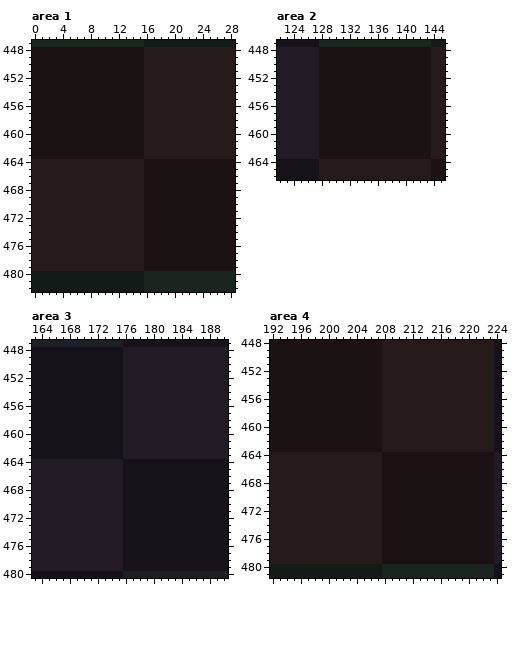
Pixel-art file, stored at assets/sprites/atlas/small-stuff-atlas.ase. The picture above was drawn from the file before the commit.
736x736 pixels, 1 frame. Colours within 5 levels of each other are drawn and written as one. Shown: area 1: x 0..28, y 447..482; area 2: x 122..145, y 447..466; area 3: x 163..190, y 447..480; area 4: x 192..224, y 448..481. The commit also changed other parts of the picture, which this record leaves out.
The same view after the edit:
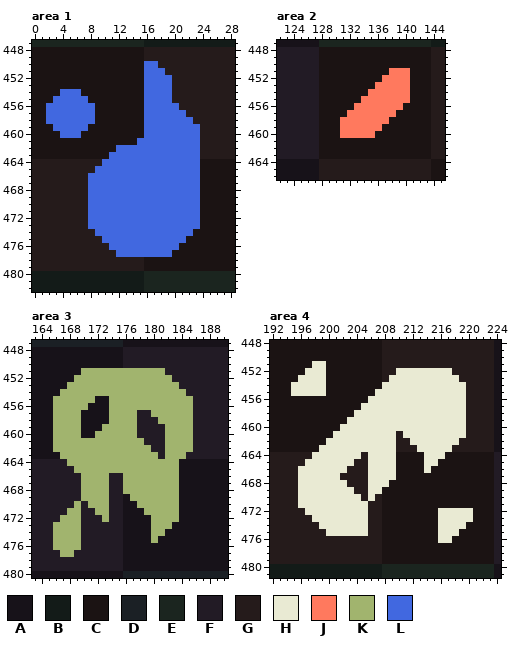
Palette (. is transparent): A #171219  B #131b18  C #1b1313  D #1b2025  E #1b251f  F #221b25  G #251b1b  H #e9ead3  J #ff795e  K #a1b46e  L #4168e0
What changed:
Area 1, layer "Layer 2":
y 450: x 16..17 GG -> LL
y 451: x 16..18 GGG -> LLL
y 452..453: x 16..19 GGGG -> LLLL
y 454: x 4..6 CCC -> LLL; x 16..19 GGGG -> LLLL
y 455: x 3..7 CCCCC -> LLLLL; x 16..19 GGGG -> LLLL
y 456: x 2..8 CCCCCCC -> LLLLLLL; x 16..20 GGGGG -> LLLLL
y 457: x 2..8 CCCCCCC -> LLLLLLL; x 16..21 GGGGGG -> LLLLLL
y 458: x 2..8 CCCCCCC -> LLLLLLL; x 16..22 GGGGGGG -> LLLLLLL
y 459: x 3..7 CCCCC -> LLLLL; x 16..23 GGGGGGGG -> LLLLLLLL
y 460: x 4..6 CCC -> LLL; x 16..23 GGGGGGGG -> LLLLLLLL
y 461: x 15..23 CGGGGGGGG -> LLLLLLLLL
y 462: x 12..23 CCCCGGGGGGGG -> LLLLLLLLLLLL
y 463: x 11..23 CCCCCGGGGGGGG -> LLLLLLLLLLLLL
y 464: x 10..23 GGGGGGCCCCCCCC -> LLLLLLLLLLLLLL
y 465: x 9..23 GGGGGGGCCCCCCCC -> LLLLLLLLLLLLLLL
y 466..473: x 8..23 GGGGGGGGCCCCCCCC -> LLLLLLLLLLLLLLLL
y 474: x 9..22 GGGGGGGCCCCCCC -> LLLLLLLLLLLLLL
y 475: x 10..21 GGGGGGCCCCCC -> LLLLLLLLLLLL
y 476: x 11..20 GGGGGCCCCC -> LLLLLLLLLL
y 477: x 12..19 GGGGCCCC -> LLLLLLLL
Area 2, layer "Layer 2":
y 451: x 138..140 CCC -> JJJ
y 452: x 137..140 CCCC -> JJJJ
y 453: x 136..140 CCCCC -> JJJJJ
y 454: x 135..140 CCCCCC -> JJJJJJ
y 455: x 134..140 CCCCCCC -> JJJJJJJ
y 456: x 133..139 CCCCCCC -> JJJJJJJ
y 457: x 132..138 CCCCCCC -> JJJJJJJ
y 458: x 131..137 CCCCCCC -> JJJJJJJ
y 459: x 131..136 CCCCCC -> JJJJJJ
y 460: x 131..135 CCCCC -> JJJJJ
Area 3, layer "Layer 2":
y 451: x 170..181 AAAAAAFFFFFF -> KKKKKKKKKKKK
y 452: x 169..182 AAAAAAAFFFFFFF -> KKKKKKKKKKKKKK
y 453: x 168..183 AAAAAAAAFFFFFFFF -> KKKKKKKKKKKKKKKK
y 454: x 167..184 AAAAAAAAAFFFFFFFFF -> KKKKKKKKKKKKKKKKKK
y 455: x 166..171 AAAAAA -> KKKKKK; x 174..185 AAFFFFFFFFFF -> KKKKKKKKKKKK
y 456: x 166..170 AAAAA -> KKKKK; x 174..185 AAFFFFFFFFFF -> KKKKKKKKKKKK
y 457: x 166..169 AAAA -> KKKK; x 174..177 AAFF -> KKKK; x 180..185 FFFFFF -> KKKKKK
y 458: x 166..169 AAAA -> KKKK; x 174..177 AAFF -> KKKK; x 181..185 FFFFF -> KKKKK
y 459: x 166..169 AAAA -> KKKK; x 173..177 AAAFF -> KKKKK; x 182..185 FFFF -> KKKK
y 460: x 166..169 AAAA -> KKKK; x 172..177 AAAAFF -> KKKKKK; x 182..185 FFFF -> KKKK
y 461: x 166..178 AAAAAAAAAAFFF -> KKKKKKKKKKKKK; x 182..185 FFFF -> KKKK
y 462: x 166..179 AAAAAAAAAAFFFF -> KKKKKKKKKKKKKK; x 182..185 FFFF -> KKKK
y 463: x 167..180 AAAAAAAAAFFFFF -> KKKKKKKKKKKKKK; x 182..184 FFF -> KKK
y 464: x 168..183 FFFFFFFFAAAAAAAA -> KKKKKKKKKKKKKKKK
y 465: x 169..183 FFFFFFFAAAAAAAA -> KKKKKKKKKKKKKKK
y 466..468: x 170..173 FFFF -> KKKK; x 176..183 AAAAAAAA -> KKKKKKKK
y 469: x 170..173 FFFF -> KKKK; x 177..183 AAAAAAA -> KKKKKKK
y 470: x 169 F -> K; x 171..173 FFF -> KKK; x 178..183 AAAAAA -> KKKKKK
y 471: x 168..169 FF -> KK; x 172..173 FF -> KK; x 179..183 AAAAA -> KKKKK
y 472: x 167..169 FFF -> KKK; x 173 F -> K; x 180..183 AAAA -> KKKK
y 473: x 166..169 FFFF -> KKKK; x 180..182 AAA -> KKK
y 474: x 166..169 FFFF -> KKKK; x 180..181 AA -> KK
y 475: x 166..169 FFFF -> KKKK; x 180 A -> K
y 476: x 166..169 FFFF -> KKKK
y 477: x 167..168 FF -> KK
Area 4, layer "Layer 2":
y 451: x 198..199 CC -> HH
y 452: x 197..199 CCC -> HHH; x 210..217 GGGGGGGG -> HHHHHHHH
y 453: x 196..199 CCCC -> HHHH; x 209..218 GGGGGGGGGG -> HHHHHHHHHH
y 454: x 195..199 CCCCC -> HHHHH; x 208..219 GGGGGGGGGGGG -> HHHHHHHHHHHH
y 455: x 195..199 CCCCC -> HHHHH; x 207..219 CGGGGGGGGGGGG -> HHHHHHHHHHHHH
y 456: x 206..219 CCGGGGGGGGGGGG -> HHHHHHHHHHHHHH
y 457: x 205..219 CCCGGGGGGGGGGGG -> HHHHHHHHHHHHHHH
y 458: x 204..219 CCCCGGGGGGGGGGGG -> HHHHHHHHHHHHHHHH
y 459: x 203..219 CCCCCGGGGGGGGGGGG -> HHHHHHHHHHHHHHHHH
y 460: x 202..219 CCCCCCGGGGGGGGGGGG -> HHHHHHHHHHHHHHHHHH
y 461: x 201..209 CCCCCCCGG -> HHHHHHHHH; x 211..219 GGGGGGGGG -> HHHHHHHHH
y 462: x 200..209 CCCCCCCCGG -> HHHHHHHHHH; x 212..218 GGGGGGG -> HHHHHHH
y 463: x 199..209 CCCCCCCCCGG -> HHHHHHHHHHH; x 213..217 GGGGG -> HHHHH
y 464: x 198..204 GGGGGGG -> HHHHHHH; x 206..209 GGCC -> HHHH; x 214..216 CCC -> HHH
y 465: x 197..203 GGGGGGG -> HHHHHHH; x 206..209 GGCC -> HHHH; x 214..215 CC -> HH
y 466: x 196..202 GGGGGGG -> HHHHHHH; x 206..209 GGCC -> HHHH; x 214 C -> H
y 467: x 196..201 GGGGGG -> HHHHHH; x 206..209 GGCC -> HHHH
y 468: x 196..202 GGGGGGG -> HHHHHHH; x 206..208 GGC -> HHH
y 469: x 196..203 GGGGGGGG -> HHHHHHHH; x 206..207 GG -> HH
y 470: x 196..204 GGGGGGGGG -> HHHHHHHHH; x 206 G -> H
y 471: x 196..205 GGGGGGGGGG -> HHHHHHHHHH
y 472: x 197..205 GGGGGGGGG -> HHHHHHHHH; x 216..220 CCCCC -> HHHHH
y 473: x 198..205 GGGGGGGG -> HHHHHHHH; x 216..220 CCCCC -> HHHHH
y 474: x 199..205 GGGGGGG -> HHHHHHH; x 216..219 CCCC -> HHHH
y 475: x 200..205 GGGGGG -> HHHHHH; x 216..218 CCC -> HHH
y 476: x 216..217 CC -> HH
Changed places in both pictures, as pixel boxes (x1, y1, x2, y2):
changed: (46, 61, 200, 257)
changed: (340, 68, 410, 138)
changed: (53, 368, 193, 557)
changed: (291, 361, 473, 543)
